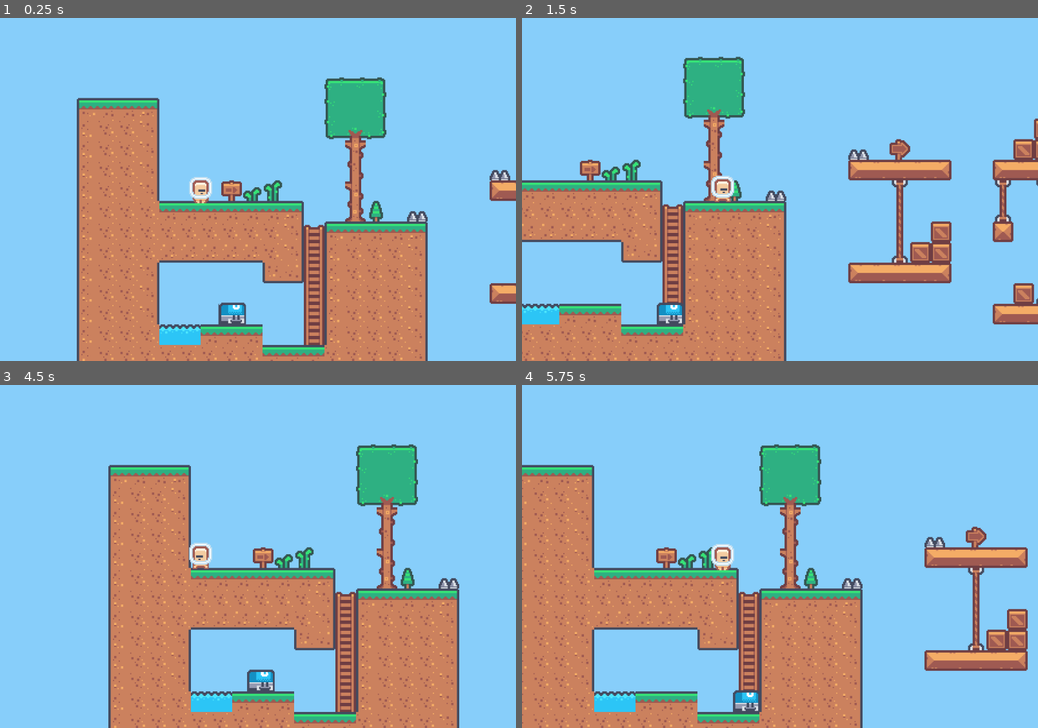
Above: before the commit, frames 1-4 (two rows, left to right).
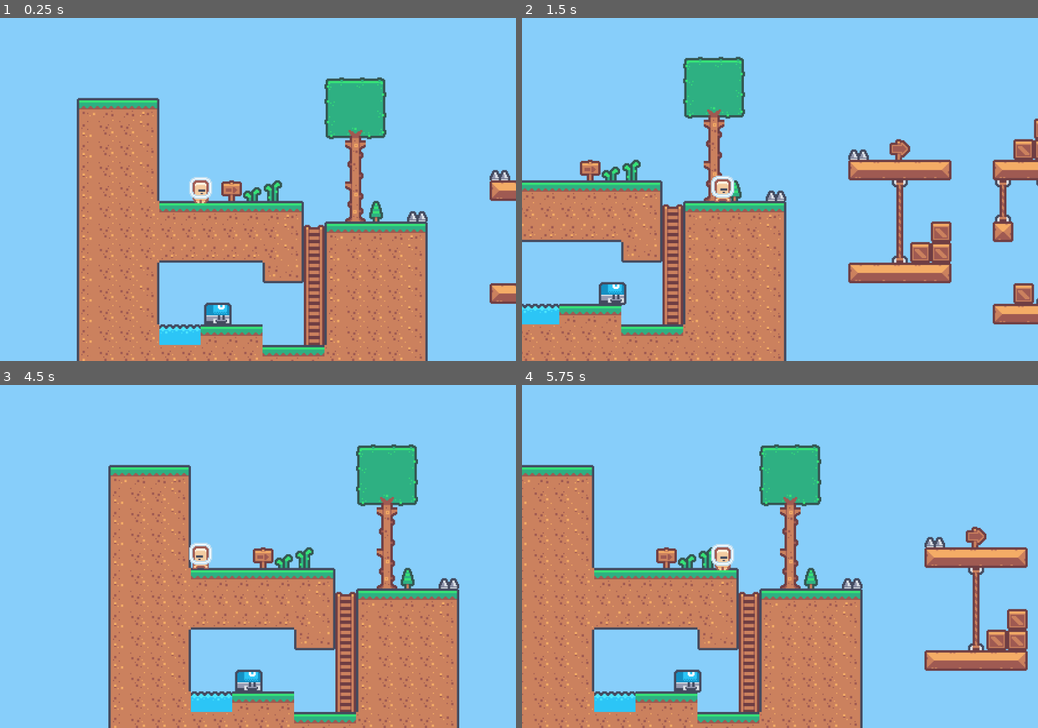
Above: after the commit, the same moments.

Repository: daniels-4/my-first-game
Game: Godot game, scene res://world.tscn
The game is run twice, just before and just after one commit, with the same random seed, the same clock (stepped at 60 frames per second) and the same inputs.
Inputs:
- Up to frame 1 (0.25 s): no input
- Up to frame 2 (1.5 s): tap Enter (ui_accept) at 0.5, 0.77 s; hold Right (ui_right) from 0.53 s (still down)
- Up to frame 3 (4.5 s): tap Enter (ui_accept) at 1.52, 3.02, 3.5, 3.77 s; release Right (ui_right) at 2.03 s; hold Left (ui_left) 2.03-2.78 s; hold Right (ui_right) 2.78-4.28 s; tap R (level_reset) at 4.25 s; hold Left (ui_left) from 4.28 s (still down)
- Up to frame 4 (5.75 s): tap Enter (ui_accept) at 4.52 s; release Left (ui_left) at 5.03 s; hold Right (ui_right) from 5.03 s (still down)

The runs differ from the first frame. In frame 1, 0.5% of the frame differs, in the area x 39-48%, y 82-90%; in frame 2, 0.7%; in frame 3, 0.4%; in frame 4, 0.7%, in the area x 29-46%, y 82-96%.

Commit message:
enemy changes
made enemy switch directions and face when hitting wall
slowed big guy

Diff:
--- a/player.gd
+++ b/player.gd
@@ -27,9 +27,9 @@
 		velocity.x = direction * SPEED
 		animatedSprite.animation = "run"
 		if direction > 0:
-			player_face_flip(true)
+			face_flip(true)
 		if direction < 0:
-			player_face_flip(false)
+			face_flip(false)
 		else:
 			pass
 	else:
@@ -54,5 +54,5 @@
 		if velocity.y > 0:
 			velocity.y += JUMP_RETURN_GRAVITY
 
-func player_face_flip(flip):
+func face_flip(flip):
 	animatedSprite.flip_h = flip
--- a/walking_enemy.gd
+++ b/walking_enemy.gd
@@ -1,18 +1,29 @@
 extends CharacterBody2D
 class_name BigFucker
 
-const SPEED = 75
+const SPEED = 25
 const TERMINAL_VELOCITY = 500
 var gravity = ProjectSettings.get_setting("physics/2d/default_gravity")
 var direction = 1 # right
 
+@onready var animatedSprite = $AnimatedSprite2D
+
 func _physics_process(delta):
+	var on_wall = is_on_wall()
+	if on_wall:
+		direction *= -1
+	face_flip(direction)
 	apply_gravity(delta)
 	velocity.x = direction * SPEED
-	$AnimatedSprite2D.flip_h = true
 	move_and_slide()
 
 func apply_gravity(frame):
 	if not is_on_floor():
 		velocity.y += gravity * frame
 		velocity.y = min(velocity.y, TERMINAL_VELOCITY)
+
+func face_flip(direction):
+	if direction > 0:
+		animatedSprite.flip_h = true
+	else:
+		animatedSprite.flip_h = false
